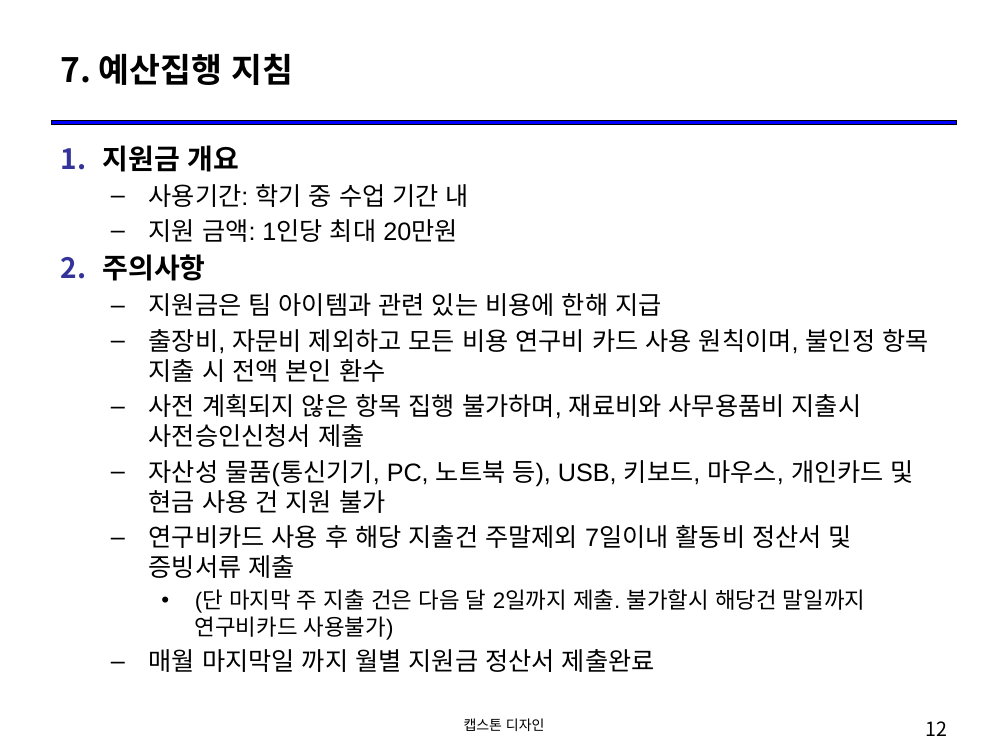
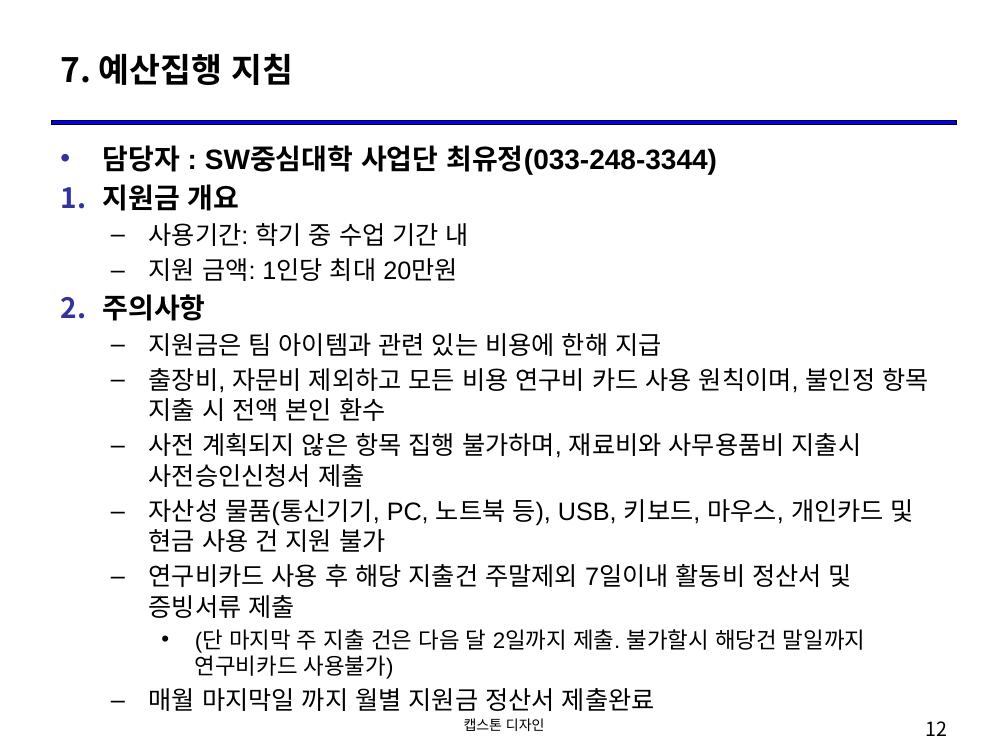
Before and after one commit to hallymsw/2021_1_CapstoneDesign, a slide deck: slide 12 of 01_OT/OT_캡스톤디자인_안내.pptx. Drawn at 1008x756 pixels with LibreOffice and Linux fonts; fonts in the diff are those of the drawing. Boxes give left, top, right and bottom in pixels: in the first picture for what was removed or moved away, otherwise in the second. Text is boxed around its words. In the diff, an @@ line names an element or a change of style, - is before the commit and + after.

```diff
--- a/01_OT/OT_캡스톤디자인_안내.pptx
+++ b/01_OT/OT_캡스톤디자인_안내.pptx
@@ text at bbox=[102, 145, 717, 175]: paragraph added @@
+• 담당자 : SW중심대학 사업단 최유정(033-248-3344)
```
Also in this commit, not shown: 1 other slide changed, 7 slides removed.
